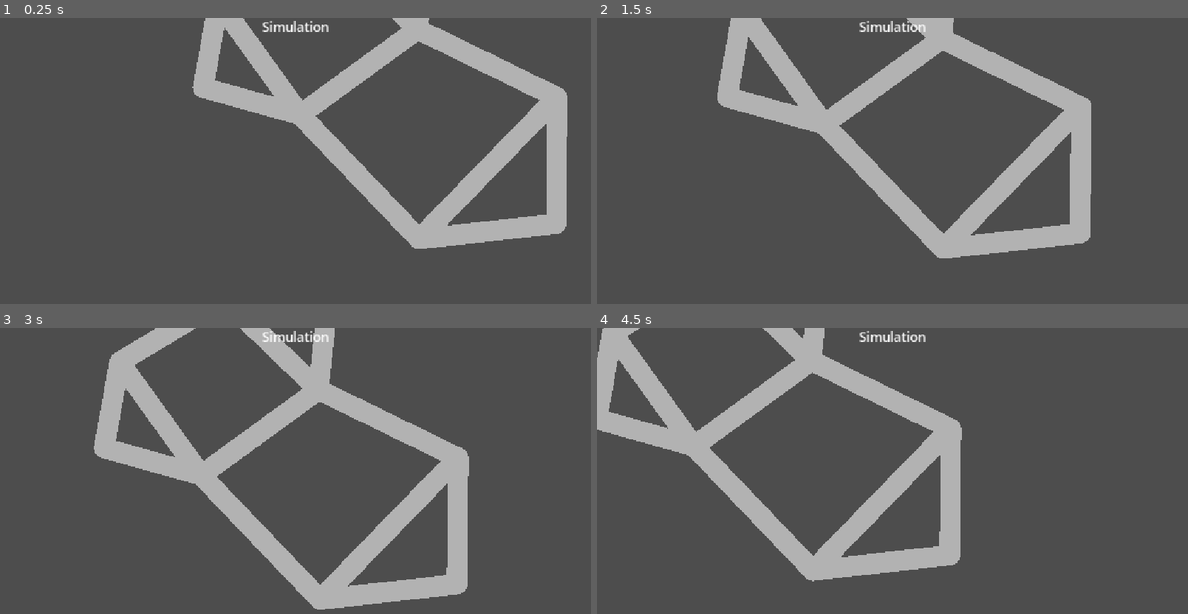
Above: before the commit, frames 1-4 (two rows, left to right).
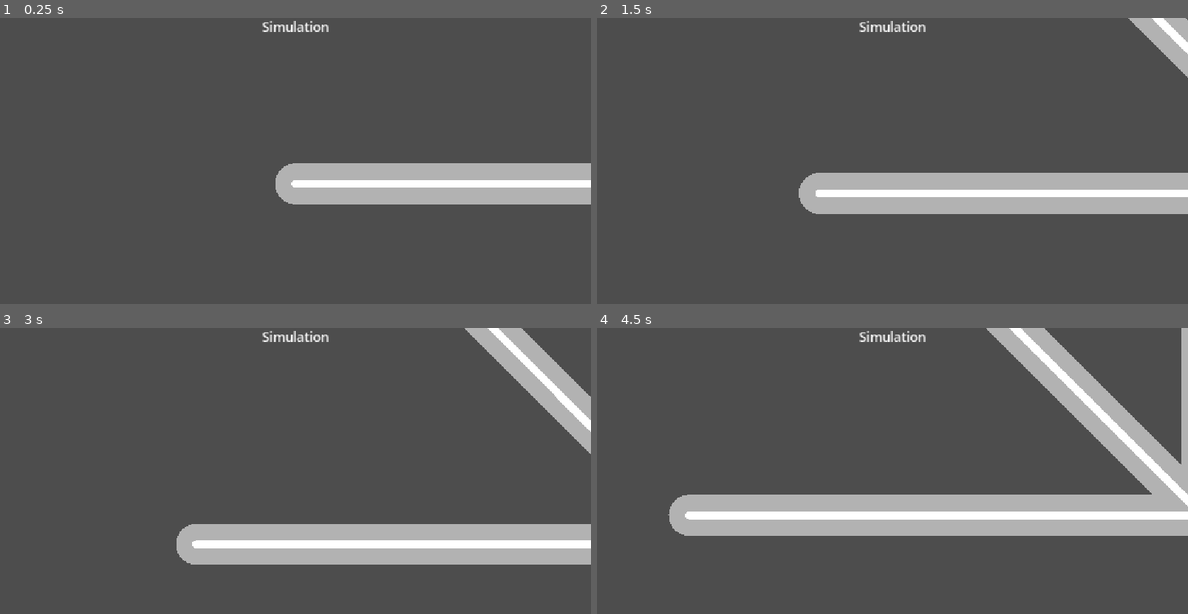
Above: after the commit, the same moments.

Repository: Saffron-develop/Multi-Modal-Transit-Optimization-Simulation
Game: Godot game, scene res://Scenes/simulation.tscn
Same seed, same stepped clock (60 frames per second), same inputs: the game is played once before the commit and once after it.
Inputs (mouse positions are in pixels of both pictures, inside the frame that each line leads up to):
- Up to frame 1 (0.25 s): no input
- Up to frame 2 (1.5 s): tap Enter at 0.5 s; move the mouse to (1022, 166) at 0.52 s; hold Middle mouse button (pan) 0.53-1.28 s; click (1022, 166) at 0.67 s; tap Space at 1.25 s; move the mouse to (774, 201) at 1.27 s; tap Middle mouse button (pan) at 1.35 s; click (774, 201) at 1.42 s
- Up to frame 3 (3 s): tap Enter at 2 s; move the mouse to (354, 419) at 2.02 s; hold Middle mouse button (pan) 2.03-2.78 s; click (354, 419) at 2.17 s; tap Space at 2.75 s; move the mouse to (265, 559) at 2.77 s; tap Middle mouse button (pan) at 2.85 s; click (265, 559) at 2.92 s
- Up to frame 4 (4.5 s): tap Enter at 3.5 s; move the mouse to (1069, 542) at 3.52 s; hold Middle mouse button (pan) 3.53-4.28 s; click (1069, 542) at 3.67 s; tap Space at 4.25 s; move the mouse to (715, 445) at 4.27 s; tap Middle mouse button (pan) at 4.35 s; click (715, 445) at 4.42 s

The runs differ from the first frame. In frame 1, 18% of the frame differs, in the area x 32-100%, y 0-81%; in frame 2, 22%; in frame 3, 27%; in frame 4, 30%, in the area x 0-100%, y 0-89%.

Commit message:
Revamped road baking

Diff:
--- a/Scenes/simulation.tscn
+++ b/Scenes/simulation.tscn
@@ -38,44 +38,22 @@
 script = ExtResource("2_wpefv")
 
 [node name="road_marker" parent="road_network" unique_id=1499536455 node_paths=PackedStringArray("connected_nodes") instance=ExtResource("3_diyjw")]
-position = Vector2(9, -135)
-connected_nodes = [NodePath("../@Marker2D@36603"), NodePath("../@Marker2D@48938")]
+connected_nodes = [NodePath("../@Marker2D@32822")]
 
-[node name="@Marker2D@36603" parent="road_network" unique_id=1037460098 node_paths=PackedStringArray("connected_nodes") instance=ExtResource("3_diyjw")]
-position = Vector2(238, -302)
-connected_nodes = [NodePath("../road_marker"), NodePath("../@Marker2D@37085"), NodePath("../@Marker2D@46484"), NodePath("../@Marker2D@47890")]
+[node name="@Marker2D@32822" type="Marker2D" parent="road_network" unique_id=478637249 node_paths=PackedStringArray("connected_nodes") instance=ExtResource("3_diyjw")]
+position = Vector2(1000, 0)
+script = ExtResource("4_ypxof")
+connected_nodes = [NodePath("../road_marker"), NodePath("../@Marker2D@33183")]
 
-[node name="@Marker2D@37085" parent="road_network" unique_id=660772486 node_paths=PackedStringArray("connected_nodes") instance=ExtResource("3_diyjw")]
-position = Vector2(55, -479)
-connected_nodes = [NodePath("../@Marker2D@36603"), NodePath("../@Marker2D@37433"), NodePath("../@Marker2D@46484")]
+[node name="@Marker2D@33183" type="Marker2D" parent="road_network" unique_id=2056924777 node_paths=PackedStringArray("connected_nodes") instance=ExtResource("3_diyjw")]
+position = Vector2(1000, -1000)
+script = ExtResource("4_ypxof")
+connected_nodes = [NodePath("../@Marker2D@32822"), NodePath("../@Marker2D@33549"), NodePath("../@Marker2D@33549")]
 
-[node name="@Marker2D@37433" parent="road_network" unique_id=1670252372 node_paths=PackedStringArray("connected_nodes") instance=ExtResource("3_diyjw")]
-position = Vector2(-150, -356)
-connected_nodes = [NodePath("../@Marker2D@37085"), NodePath("../road_marker"), NodePath("../@Marker2D@39427")]
-
-[node name="@Marker2D@39427" parent="road_network" unique_id=1289684687 node_paths=PackedStringArray("connected_nodes") instance=ExtResource("3_diyjw")]
-position = Vector2(-180, -188)
-connected_nodes = [NodePath("../@Marker2D@37433"), NodePath("../road_marker")]
-
-[node name="@Marker2D@46484" type="Marker2D" parent="road_network" unique_id=355825259 node_paths=PackedStringArray("connected_nodes") instance=ExtResource("3_diyjw")]
-position = Vector2(257, -487)
+[node name="@Marker2D@33549" type="Marker2D" parent="road_network" unique_id=922480767 node_paths=PackedStringArray("connected_nodes") instance=ExtResource("3_diyjw")]
+position = Vector2(0, -1000)
 script = ExtResource("4_ypxof")
-connected_nodes = [NodePath("../@Marker2D@36603"), NodePath("../@Marker2D@37085")]
-
-[node name="@Marker2D@47890" type="Marker2D" parent="road_network" unique_id=1960339429 node_paths=PackedStringArray("connected_nodes") instance=ExtResource("3_diyjw")]
-position = Vector2(510, -169)
-script = ExtResource("4_ypxof")
-connected_nodes = [NodePath("../@Marker2D@36603"), NodePath("../@Marker2D@48589"), NodePath("../@Marker2D@48938")]
-
-[node name="@Marker2D@48589" type="Marker2D" parent="road_network" unique_id=1831440315 node_paths=PackedStringArray("connected_nodes") instance=ExtResource("3_diyjw")]
-position = Vector2(508, 78)
-script = ExtResource("4_ypxof")
-connected_nodes = [NodePath("../@Marker2D@47890"), NodePath("../@Marker2D@48938")]
-
-[node name="@Marker2D@48938" type="Marker2D" parent="road_network" unique_id=323048115 node_paths=PackedStringArray("connected_nodes") instance=ExtResource("3_diyjw")]
-position = Vector2(241, 108)
-script = ExtResource("4_ypxof")
-connected_nodes = [NodePath("../@Marker2D@48589"), NodePath("../road_marker"), NodePath("../@Marker2D@47890")]
+connected_nodes = [NodePath("../@Marker2D@33183"), NodePath("../@Marker2D@33183"), NodePath("../@Marker2D@32822")]
 
 [node name="road_visualizer" type="Node2D" parent="." unique_id=126050889 node_paths=PackedStringArray("road_manager")]
 script = ExtResource("4_wpefv")
--- a/Scripts/road_manager.gd
+++ b/Scripts/road_manager.gd
@@ -41,6 +41,11 @@
 	# 		draw_line(node, edge, Color(.7, .7, .7), 80)
 	# 		edge_queue[edge].erase(node)
 	for node in nodes:
-		draw_circle(node, 20, Color(.7, .7, .7))
+		draw_circle(node, 40, Color(.7, .7, .7))
 		for edge in edges[node]:
-			draw_line(node, edge, Color(0.7, 0.7, 0.7), 40)
+			draw_line(node, edge, Color(0.7, 0.7, 0.7), 80)
+
+	for node in nodes:
+		draw_circle(node, 8, Color(1, 1, 1))
+		for edge in edges[node]:
+			draw_line(node, edge, Color(1, 1, 1), 16)
--- a/Scripts/road_marker.gd
+++ b/Scripts/road_marker.gd
@@ -6,7 +6,7 @@
 var connecting: bool = false
 @export var connected_nodes: Array[Marker2D] = []
 
-@export_tool_button("Create connected node") var create_connection = func _create_connected_node() -> void:
+@export_tool_button("Create connected node right") var create_connection_right = func _create_connected_node_right() -> void:
 	var new_marker = road_marker_scene.instantiate()
 	new_marker.position = self.position + Vector2(100, 0)
 	get_parent().add_child(new_marker)
@@ -14,7 +14,15 @@
 	connected_nodes.append(new_marker)
 	new_marker.connected_nodes.append(self)
 
-@export_tool_button("Connect nodes") var _connect_nodes = func _connect_nodes() -> void:
+@export_tool_button("Create connected node up") var create_connection_up = func _create_connected_node_up() -> void:
+	var new_marker = road_marker_scene.instantiate()
+	new_marker.position = self.position + Vector2(0, -100)
+	get_parent().add_child(new_marker)
+	new_marker.owner = get_tree().edited_scene_root
+	connected_nodes.append(new_marker)
+	new_marker.connected_nodes.append(self)
+
+@export_tool_button("Connect nodes") var connect_nodes = func _connect_nodes() -> void:
 	var selected_nodes = EditorInterface.get_selection().get_selected_nodes()
 	if selected_nodes.size() > 1:
 		return
@@ -25,6 +33,14 @@
 	old_selection = selected_nodes[0]
 	connecting = true
 
+
+@export_tool_button("Delete node") var delete_node = func _delete_node() -> void:
+	for node in connected_nodes:
+		if node.connected_nodes.size() == 1:
+			node.queue_free()
+		else:
+			node.connected_nodes.erase(self)
+	queue_free()
 
 func process_node() -> Dictionary:
 	var dict = {
